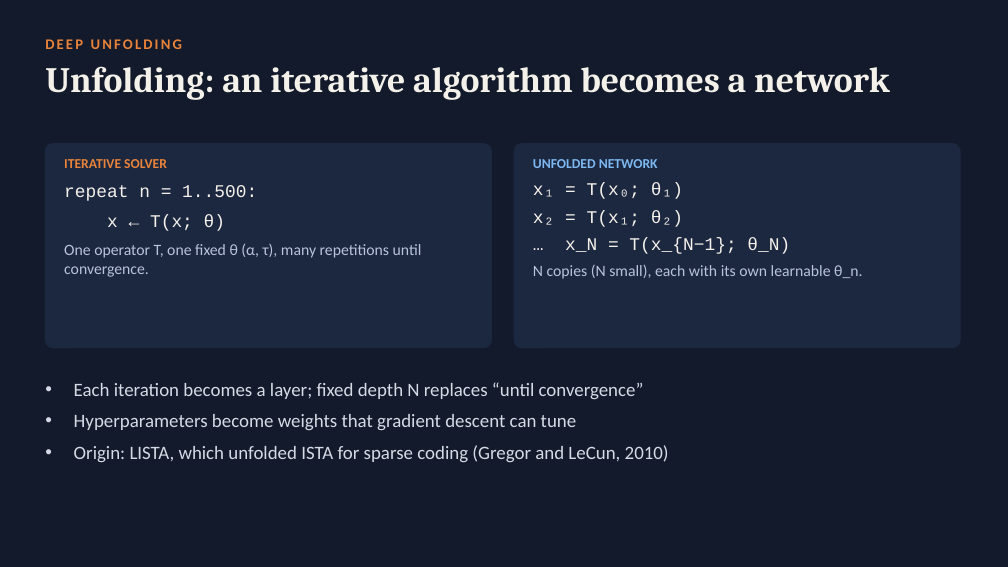
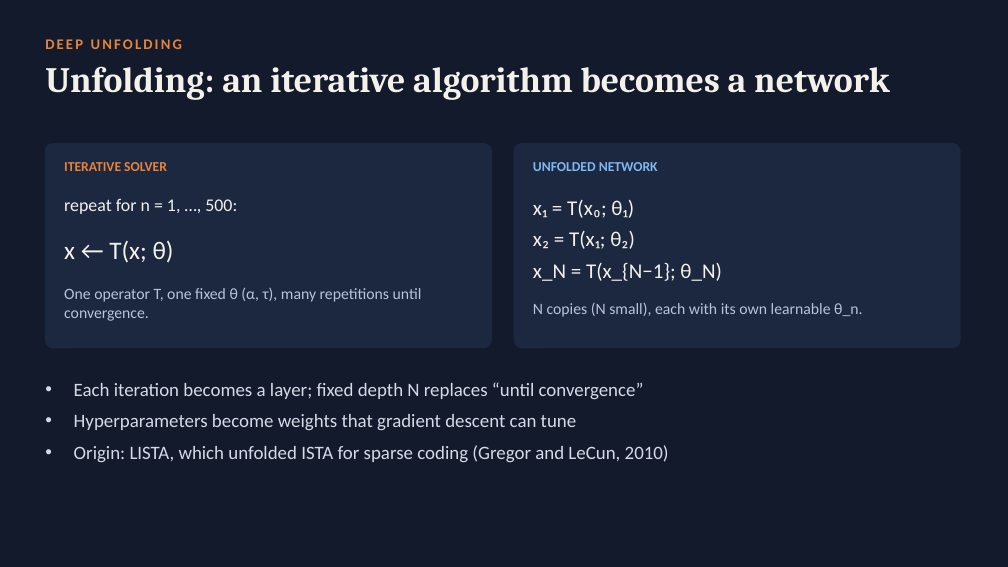
Before and after one commit to Aitzaz332/vmd-uvmd-comparison, a slide deck: slide 6 of VMD UVMD Comparison.pptx. Drawn at 1008x567 pixels with LibreOffice and Linux fonts; fonts in the diff are those of the drawing. Boxes give left, top, right and bottom in pixels: in the first picture for what was removed or moved away, otherwise in the second. Text is boxed around its words. In the diff, an @@ line names an element or a change of style, - is before the commit and + after.

```diff
--- a/VMD UVMD Comparison.pptx
+++ b/VMD UVMD Comparison.pptx
@@ text at (64,159,257,231): paragraphs removed @@
-ITERATIVE SOLVER
-repeat n = 1..500:
-x ← T(x; θ)
@@ text added at (64,162,167,171), 13 pt, text #E8833A, bold @@
+ITERATIVE SOLVER
@@ text at (533,159,658,168): paragraph removed @@
-UNFOLDED NETWORK
@@ text added at (533,162,658,171), 13 pt, text #7DB8F0, bold @@
+UNFOLDED NETWORK
@@ text added at (64,198,237,214), 17 pt, text #F4F1EA @@
+repeat for n = 1, …, 500:
@@ text at (533,200,635,249): size 17 to 20 pt, font Courier New to Calibri in "x₁ = T(x₀; θ₁)", "x₂ = T(x₁; θ₂)" @@
@@ text "x₁ = T(x₀; θ₁)": place and size @@
-text "x₁ = T(x₀; θ₁)" at (533,159,862,279)
+text "x₁ = T(x₀; θ₁)" at (533,200,722,281)
@@ text "x₁ = T(x₀; θ₁)" at (533,200,722,281): vertical alignment top to middle @@
@@ text added at (64,241,174,263), 24 pt, text #F4F1EA @@
+x ← T(x; θ)
@@ text at (533,263,722,281): text changed; size 15 to 20 pt; text colour #B8C4D9 to #F4F1EA @@
-… x_N = T(x_{N−1}; θ_N)
-N copies (N small), each with its own learnable θ_n.
+x_N = T(x_{N−1}; θ_N)
@@ text "One operator T, one fixed ...": place and size @@
-text "One operator T, one fixed ..." at (64,159,422,277)
+text "One operator T, one fixed ..." at (64,288,422,321)
@@ text "One operator T, one fixed ..." at (64,288,422,321): less space between paragraphs @@
@@ text added at (533,303,862,317), 15 pt, text #B8C4D9 @@
+N copies (N small), each with its own learnable θ_n.
```
Also in this commit, not shown: 6 other slides changed, 1 other file.
